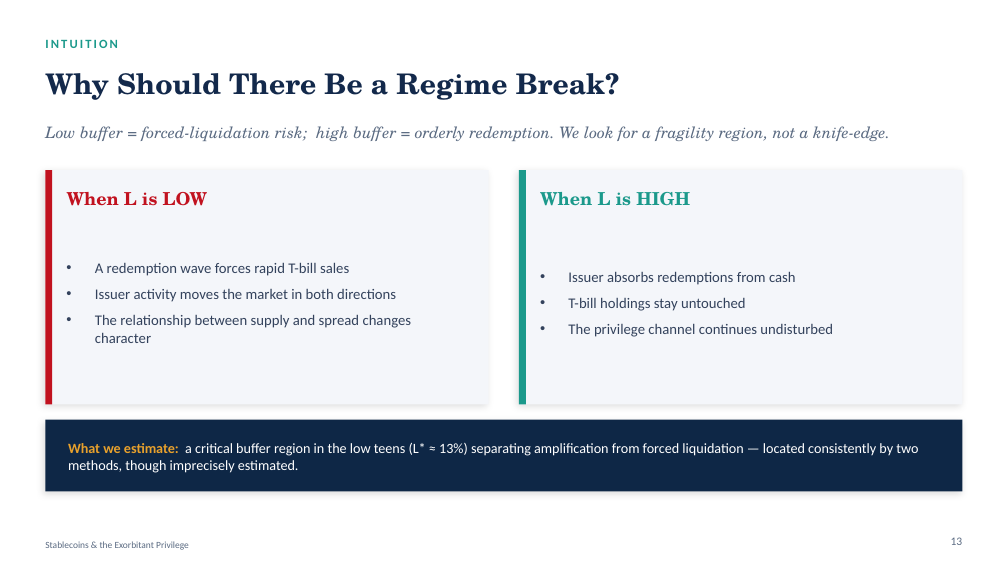
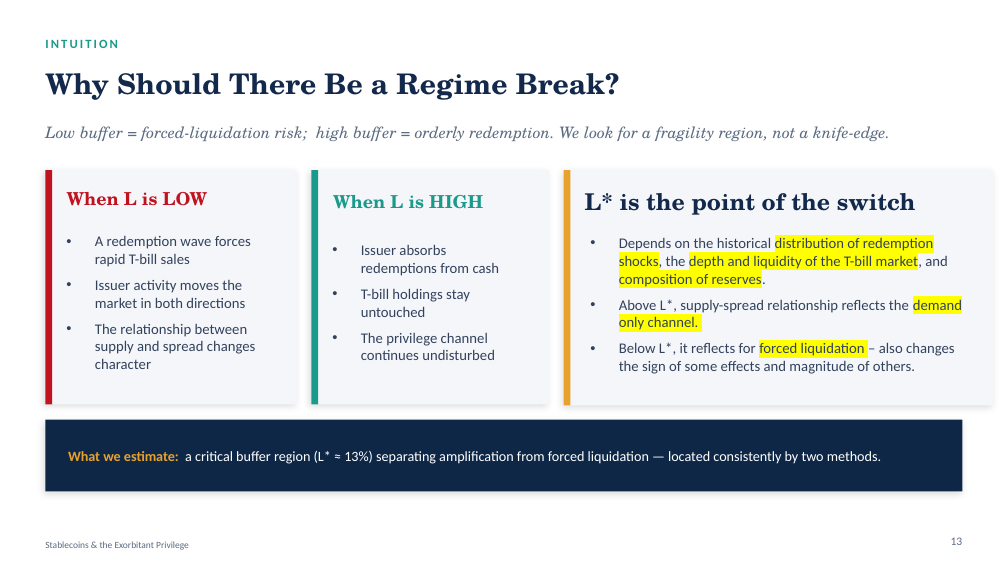
Before and after one commit to kimmireu0921/Stablecoins-and-the-Exorbitant-Privilege, a slide deck: slide 13 of presentations/0609_FINAL_merged_Stablecoin_Privilege.pptx. Drawn at 1008x567 pixels with LibreOffice and Linux fonts; fonts in the diff are those of the drawing. Boxes give left, top, right and bottom in pixels: in the first picture for what was removed or moved away, otherwise in the second. Text is boxed around its words. In the diff, an @@ line names an element or a change of style, - is before the commit and + after.

```diff
--- a/presentations/0609_FINAL_merged_Stablecoin_Privilege.pptx
+++ b/presentations/0609_FINAL_merged_Stablecoin_Privilege.pptx
@@ rectangle: place and size @@
-rectangle at (45,170,489,405)
+rectangle at (45,170,297,405)
@@ rectangle: place and size @@
-rectangle at (520,170,526,405)
+rectangle at (312,170,318,405)
@@ rectangle added at (312,170,550,405), fill #F4F6FA @@
@@ rectangle: place and size @@
-rectangle at (520,170,963,405)
+rectangle at (563,170,993,405)
@@ rectangle added at (563,170,570,405), fill #E8A12C @@
@@ text "When L is HIGH": place and size @@
-text "When L is HIGH" at (540,192,690,206)
+text "When L is HIGH" at (333,195,483,209)
@@ text added at (585,193,916,215), 22 pt, text #13294B, bold @@
+L* is the point of the switch
@@ text "A redemption wave forces rapid ..." rewrapped from (95,262,412,343) to (95,236,256,369) @@
@@ text "Issuer absorbs redemptions from cash" rewrapped from (568,271,833,337) to (361,244,500,360) @@
@@ text added at (619,237,962,374), 14 pt, text #33425C @@
+• Depends on the historical distribution of redemption shocks, the depth and liquidity of the T-bill market, and composition of reserves.
+• Above L*, supply-spread relationship reflects the demand only channel.
+• Below L*, it reflects for forced liquidation – also changes the sign of some effects and magnitude of others.
@@ text at (68,451,881,464): text changed @@
-What we estimate: a critical buffer region in the low teens (L* ≈ 13%) separating amplification from forced liquidation — located consistently by two methods, though imprecisely estimated.
+What we estimate: a critical buffer region (L* ≈ 13%) separating amplification from forced liquidation — located consistently by two methods.
```
Also in this commit, not shown: 2 other slides changed.
